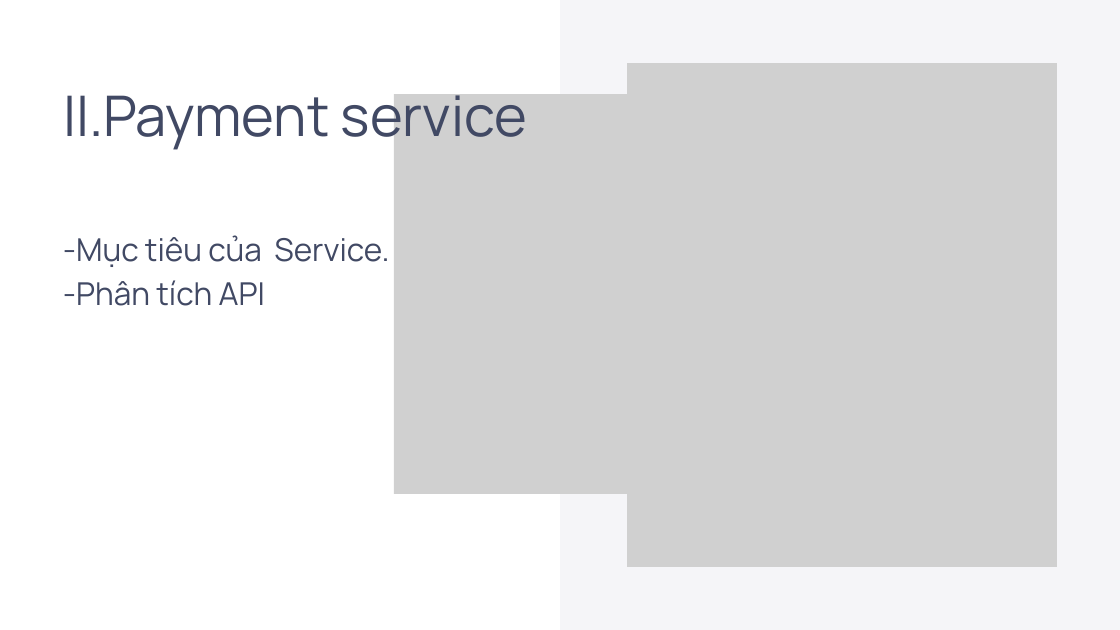
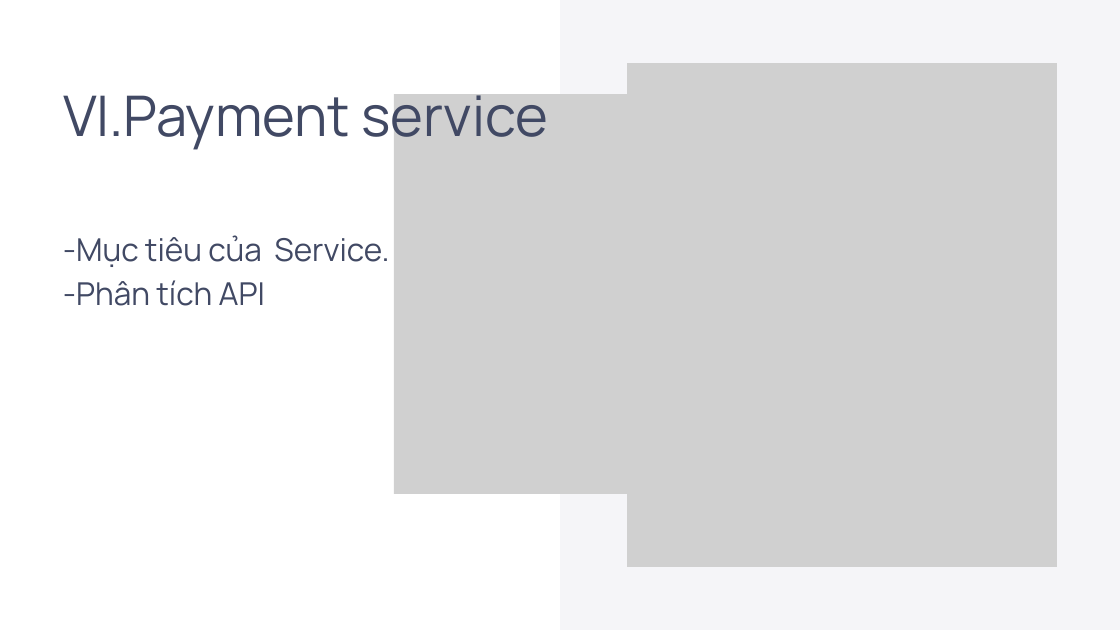
Before and after one commit to MinhQuan0206/SOA_MidTerm_Project, a slide deck: slide 17 of Slide thuyết trình.pptx (slide 15 before the commit). Drawn at 1120x630 pixels with LibreOffice and Linux fonts; fonts in the diff are those of the drawing; grey boxes stand for pictures. Boxes give left, top, right and bottom in pixels: in the first picture for what was removed or moved away, otherwise in the second. Text is boxed around its words. In the diff, an @@ line names an element or a change of style, - is before the commit and + after.

```diff
--- a/Slide thuyết trình.pptx
+++ b/Slide thuyết trình.pptx
@@ text at (63,83,549,150): text changed @@
-II.Payment service
+VI.Payment service
```
Also in this commit, not shown: 27 other slides changed, 1 other file.
